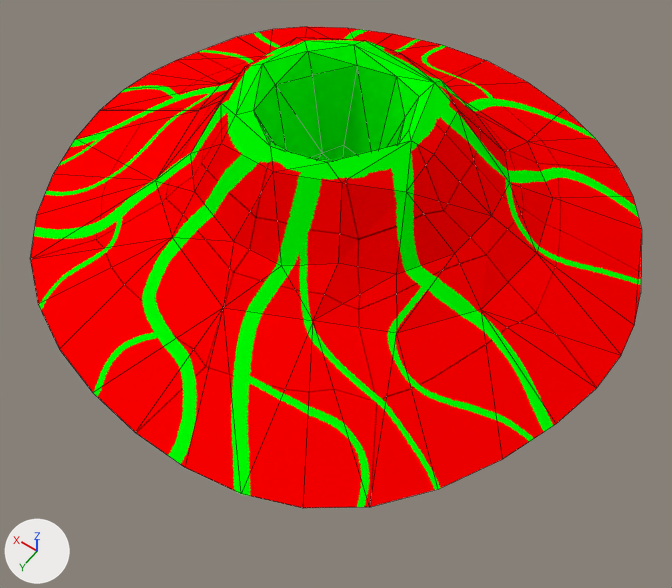
One commit to the Blender file props/volcano.blend: the scene before it, then after it.
Both versions are drawn from a 50 mm lens placed at (-9.13, 12.6, 16.21), pointed at (-1.02, 1.26, -1.61). The axes (+X, +Y, +Z) are drawn at lower left. The lights are the same throughout. Mesh edges are drawn as thin lines.

The older version as bpy lines, for what is in view:
```python
me_plane = bpy.data.meshes.new('Plane')
me_plane.from_pydata(...)  # 72 vertices, 66 faces; spans x -8.1..8.1, y -8.5..7.6, z -0.8..3.1
me_plane.materials.append(mat_material)  # picture img_volcano_tex_png
ob_plane = bpy.data.objects.new('Plane', me_plane)
ob_plane.location = (0.0, 0.0, 0.0)
_m = ob_plane.modifiers.new('Subsurf', 'SUBSURF')
_m.levels = 2
_m = ob_plane.modifiers.new('Decimate', 'DECIMATE')
_m.ratio = 0.0906
```
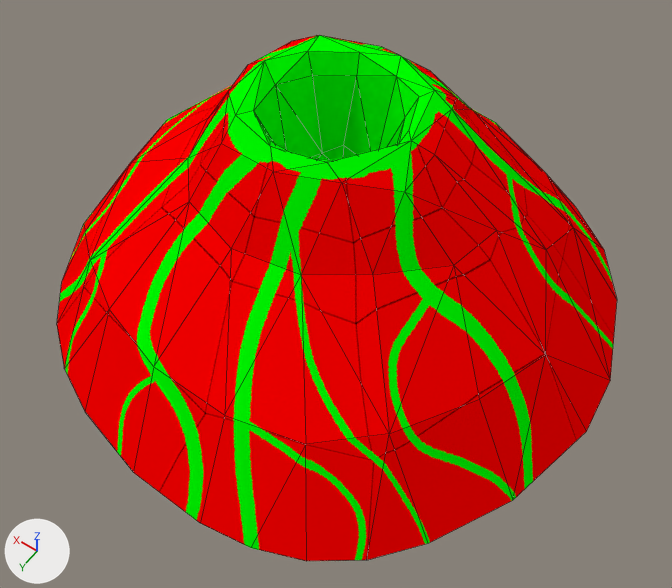
The edits, one by one:
me_plane is used by ob_plane; location (0.0, 0.0, 0.0).
me_plane had 72 vertices, 66 faces and spanned x -8.1..8.1, y -8.5..7.6, z -0.8..3.1.
me_plane now has 72 vertices, 66 faces and spans x -8.1..8.1, y -8.5..7.6, z -3.4..3.1.
me_plane part 1: 20 of 72 vertices moved; they spanned x -8.1..8.1, y -8.5..7.6, z -0.8..0.1 and now span x -8.1..8.1, y -8.5..7.6, z -3.4..-0.8; mean shift (0.0, 0.0, -1.8); largest move (-5.7, -5.9, -0.8) -> (-5.7, -5.9, -3.4).

Pixel boxes (x1, y1, x2, y2) of what changed, in the pictures (672 x 588 px; the box of a moved part takes in the faces that stretch with it):
'Plane', reshaped (8% narrower, 9% taller)
    before: (30, 26, 642, 508)
    after: (57, 35, 617, 561)
part 1 of me_plane, moved or reshaped
    before: (30, 26, 642, 508)
    after: (57, 85, 617, 561)
